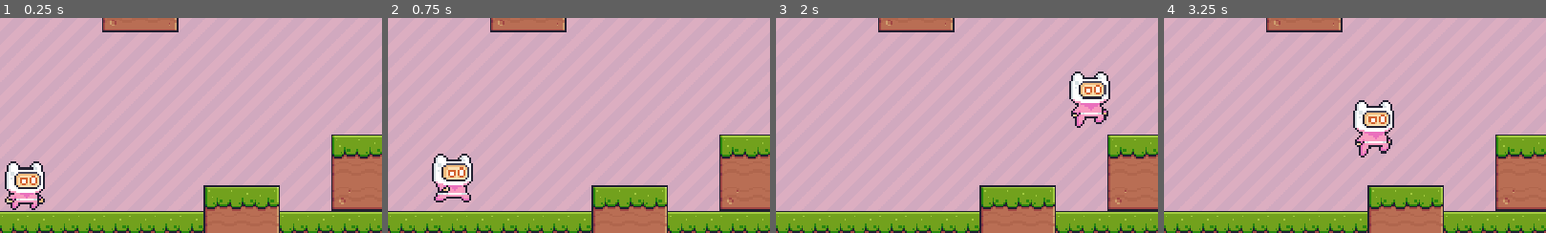
Above: before the commit, frames 1-4 (left to right).
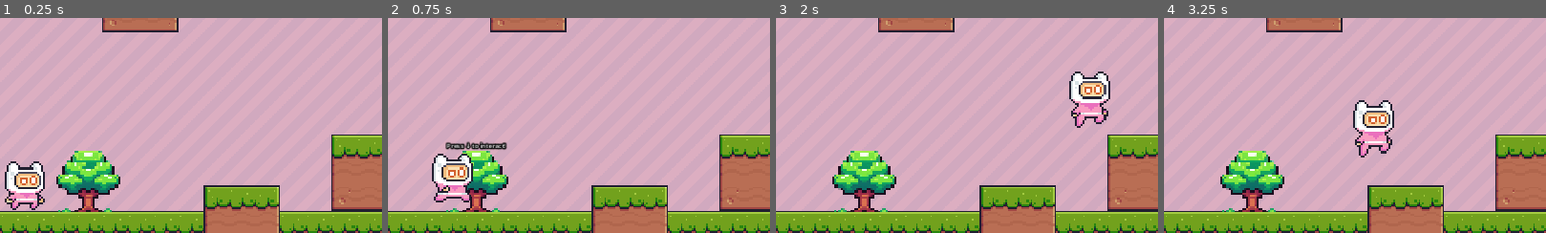
Above: after the commit, the same moments.

Repository: TheBlackDragon4/HS-GameJam2024-Platform-Conquest-Unitys-Fall
Game: Godot game, scene res://scene/main.tscn
Two runs of this game, one before a commit and one after it. Both use one fixed random seed, a clock stepped at 60 frames per second and the inputs below.
Inputs:
- Up to frame 1 (0.25 s): no input
- Up to frame 2 (0.75 s): tap Enter (ui_accept) at 0.5 s; hold D (right) from 0.53 s (still down); hold S (interact, bound only after the commit) from 0.53 s (still down)
- Up to frame 3 (2 s): keep holding D (right); tap Space (jump) at 0.77, 1.52 s; release S (interact, bound only after the commit) at 1.28 s; tap S (interact, bound only after the commit) at 1.35 s
- Up to frame 4 (3.25 s): release D (right) at 2.03 s; hold A (left) 2.03-2.78 s; hold S (interact, bound only after the commit) 2.03-2.78 s; hold D (right) from 2.78 s (still down); tap S (interact, bound only after the commit) at 2.85 s; tap Space (jump) at 3.02 s
The pictures show only the part of the screen within x 0-50%, y 50-100%; the shares and areas given below are measured in that part.

The runs differ from the first frame. In frame 1, 3.0% of the frame differs, in the area x 14-32%, y 61-91%; in frame 2, 2.5%; in frame 3, 3.0%; in frame 4, 3.0%.

Commit message:
Resource Gathering completed + v0.1 of Inventory
v0.1 inventory:
- Open Inventory
- Add Stuff to Inventory

Diff:
--- a/Inventory/Inv_UI.gd
+++ b/Inventory/Inv_UI.gd
@@ -14,10 +14,13 @@
 		slots[i].update(inv.items[i])
 
 func _input(event):
+	if Input.is_action_just_pressed("interact"):
+		update_slots()
 	if Input.is_action_just_pressed("Inventory"):
 		if inv_open:
 			close()
 		else:
+			update_slots()
 			open()
 
 
--- a/Inventory/Inventory.gd
+++ b/Inventory/Inventory.gd
@@ -3,3 +3,6 @@
 class_name Inv
 
 @export var items: Array[InvItem]
+
+func getArray():
+	return items
--- a/Inventory/inventory_item.gd
+++ b/Inventory/inventory_item.gd
@@ -2,5 +2,10 @@
 
 class_name InvItem
 
-@export var name: String = ""
+@export var name: String
 @export var texture: Texture2D
+
+
+func _init(p_name = "null", p_texture = null):
+	name = p_name
+	texture = p_texture
--- a/Inventory/player_inventory.tres
+++ b/Inventory/player_inventory.tres
@@ -1,8 +1,7 @@
-[gd_resource type="Resource" script_class="Inv" load_steps=3 format=3 uid="uid://3p6cunjgmkvp"]
+[gd_resource type="Resource" script_class="Inv" load_steps=2 format=3 uid="uid://3p6cunjgmkvp"]
 
-[ext_resource type="Resource" uid="uid://b858xuobei4pw" path="res://Inventory/items/Stick.tres" id="1_3sx52"]
 [ext_resource type="Script" path="res://Inventory/Inventory.gd" id="2_b21i3"]
 
 [resource]
 script = ExtResource("2_b21i3")
-items = Array[Resource("res://Inventory/inventory_item.gd")]([ExtResource("1_3sx52"), ExtResource("1_3sx52"), null, null, null, ExtResource("1_3sx52"), null, null, null, null, null, null])
+items = Array[Resource("res://Inventory/inventory_item.gd")]([null, null, null, null, null, null, null, null, null, null, null, null])
--- /dev/null
+++ b/Objects/Resources/ResourceNode_Tree.gd
@@ -0,0 +1,17 @@
+extends Node2D
+
+@onready var inv: Inv = preload("res://Inventory/player_inventory.tres")
+
+var player_in_area = false
+var isChopped = false
+@onready var sprite = $Sprite2D
+@onready var item: InvItem
+
+
+func _ready():
+	item = InvItem.new("Stick", preload("res://icons/dummy/stick.png"))
+	var array = inv.getArray()
+
+func chop_tree():
+	isChopped = true
+	sprite.texture = preload("res://icons/dummy/Chopped_tree.png")
--- /dev/null
+++ b/Objects/Resources/ResourceNode_Tree.tscn
@@ -0,0 +1,40 @@
+[gd_scene load_steps=6 format=3 uid="uid://cr0nbmg7auouw"]
+
+[ext_resource type="Script" path="res://Objects/Resources/ResourceNode_Tree.gd" id="1_dyxux"]
+[ext_resource type="Texture2D" uid="uid://b0wxmo3yvxcr5" path="res://icons/dummy/DALLE_2024-03-30_00.31.21_-_A_cartoon-style_tree_depicted_in_a_vibrant_simplistic_design_fitting_within_a_16x16_pixel_art_format._The_tree_features_a_lush_green_canopy_and_a_s.png" id="2_5t7fb"]
+[ext_resource type="Script" path="res://Objects/Resources/pickable_area.gd" id="2_wgbwb"]
+
+[sub_resource type="LabelSettings" id="LabelSettings_yakwc"]
+outline_size = 11
+outline_color = Color(0, 0, 0, 1)
+shadow_size = 0
+shadow_color = Color(0, 0, 0, 1)
+shadow_offset = Vector2(0, 0)
+
+[sub_resource type="RectangleShape2D" id="RectangleShape2D_ppyio"]
+size = Vector2(26, 31)
+
+[node name="resource_tree" type="Node2D"]
+position = Vector2(171, 977)
+script = ExtResource("1_dyxux")
+
+[node name="pickable_area" type="Area2D" parent="."]
+script = ExtResource("2_wgbwb")
+
+[node name="interact_label" type="Label" parent="pickable_area"]
+offset_left = -15.0
+offset_top = -20.0
+offset_right = 135.0
+offset_bottom = 3.0
+scale = Vector2(0.2, 0.2)
+text = "Press ↓ to interact!"
+label_settings = SubResource("LabelSettings_yakwc")
+horizontal_alignment = 1
+
+[node name="CollisionShape2D" type="CollisionShape2D" parent="pickable_area"]
+position = Vector2(0, 0.5)
+shape = SubResource("RectangleShape2D_ppyio")
+
+[node name="Sprite2D" type="Sprite2D" parent="."]
+texture_filter = 1
+texture = ExtResource("2_5t7fb")
--- /dev/null
+++ b/Objects/Resources/pickable_area.gd
@@ -0,0 +1,32 @@
+extends Area2D
+
+@onready var inv: Inv = preload("res://Inventory/player_inventory.tres")
+@onready var interact_label = $interact_label
+
+var isNear = false
+
+func _onready():
+	interact_label.visible = false
+
+
+func _process(delta):
+	if !get_parent().isChopped:
+		for body in get_overlapping_bodies():
+			if body.name == "CharacterBody2D":
+				interact_label.visible = true
+			else:
+				interact_label.visible = false
+
+func _input(event):
+	print(isNear)
+	if !get_parent().isChopped:
+		if event.is_action_pressed("interact"):
+			for body in get_overlapping_bodies():
+				if body.name == "CharacterBody2D":
+					for array_item_index in range(inv.items.size()):
+						print(array_item_index)
+						if inv.items[array_item_index] == null:
+							inv.items[array_item_index] = get_parent().item
+							get_parent().chop_tree()
+							interact_label.visible = false
+							break
--- /dev/null
+++ b/Objects/Resources/tree.tscn
@@ -0,0 +1,28 @@
+[gd_scene load_steps=4 format=3 uid="uid://xy8dnsrkpixu"]
+
+[ext_resource type="Texture2D" uid="uid://b0wxmo3yvxcr5" path="res://icons/dummy/DALLE_2024-03-30_00.31.21_-_A_cartoon-style_tree_depicted_in_a_vibrant_simplistic_design_fitting_within_a_16x16_pixel_art_format._The_tree_features_a_lush_green_canopy_and_a_s.png" id="1_5gt0l"]
+[ext_resource type="Script" path="res://Objects/Resources/resource_tree.gd" id="1_cnvwl"]
+
+[sub_resource type="CapsuleShape2D" id="CapsuleShape2D_so3e4"]
+radius = 15.554
+height = 38.8014
+
+[node name="ResourceNode_Tree" type="Area2D"]
+show_behind_parent = true
+visibility_layer = 2
+position = Vector2(-4, -1)
+script = ExtResource("1_cnvwl")
+
+[node name="img_tree" type="Sprite2D" parent="."]
+z_as_relative = false
+texture_filter = 1
+position = Vector2(75.7499, 72.75)
+scale = Vector2(4.48437, 4.48437)
+texture = ExtResource("1_5gt0l")
+
+[node name="CollisionShape2D" type="CollisionShape2D" parent="."]
+position = Vector2(75.4999, 87)
+scale = Vector2(4.48437, 4.48437)
+shape = SubResource("CapsuleShape2D_so3e4")
+
+[connection signal="area_entered" from="." to="." method="_on_area_entered"]
--- a/Player.gd
+++ b/Player.gd
@@ -27,3 +27,6 @@
 		velocity.x = move_toward(velocity.x, 0, SPEED)
 
 	move_and_slide()
+
+func player():
+	pass
--- a/player/main_character.gd
+++ b/player/main_character.gd
@@ -40,3 +40,7 @@
 		move_and_slide()
 		var isLeft = velocity.x < 0
 		main_character_sprite.flip_h = isLeft
+
+
+#func _on_tree_body_entered(body):
+	#$resource_tree.interact()
--- a/player/main_character.tscn
+++ b/player/main_character.tscn
@@ -188,6 +188,7 @@
 size = Vector2(103, 133)
 
 [node name="CharacterBody2D" type="CharacterBody2D"]
+position = Vector2(0, -38)
 script = ExtResource("1_b3sao")
 
 [node name="Sprite2D" type="AnimatedSprite2D" parent="."]
--- a/project.godot
+++ b/project.godot
@@ -44,6 +44,7 @@
 "deadzone": 0.5,
 "events": [Object(InputEventKey,"resource_local_to_scene":false,"resource_name":"","device":-1,"window_id":0,"alt_pressed":false,"shift_pressed":false,"ctrl_pressed":false,"meta_pressed":false,"pressed":false,"keycode":0,"physical_keycode":32,"key_label":0,"unicode":32,"echo":false,"script":null)
 , Object(InputEventKey,"resource_local_to_scene":false,"resource_name":"","device":-1,"window_id":0,"alt_pressed":false,"shift_pressed":false,"ctrl_pressed":false,"meta_pressed":false,"pressed":false,"keycode":0,"physical_keycode":4194320,"key_label":0,"unicode":0,"echo":false,"script":null)
+, Object(InputEventKey,"resource_local_to_scene":false,"resource_name":"","device":-1,"window_id":0,"alt_pressed":false,"shift_pressed":false,"ctrl_pressed":false,"meta_pressed":false,"pressed":false,"keycode":0,"physical_keycode":72,"key_label":0,"unicode":104,"echo":false,"script":null)
 ]
 }
 pause_game={
@@ -56,6 +57,11 @@
 "events": [Object(InputEventKey,"resource_local_to_scene":false,"resource_name":"","device":-1,"window_id":0,"alt_press …(182 unchanged characters)…
 ]
 }
+interact={
+"deadzone": 0.5,
+"events": [Object(InputEventKey,"resource_local_to_scene":false,"resource_name":"","device":-1,"window_id":0,"alt_pressed":false,"shift_pressed":false,"ctrl_pressed":false,"meta_pressed":false,"pressed":false,"keycode":0,"physical_keycode":83,"key_label":0,"unicode":115,"echo":false,"script":null)
+]
+}
 
 [physics]
 
--- a/scene/main.tscn
+++ b/scene/main.tscn
@@ -1,13 +1,14 @@
-[gd_scene load_steps=8 format=3 uid="uid://bpa5og3fnpu7f"]
+[gd_scene load_steps=9 format=3 uid="uid://bpa5og3fnpu7f"]
 
 [ext_resource type="Script" path="res://scene/main.gd" id="1_1573s"]
 [ext_resource type="Texture2D" uid="uid://c6f6ebkcd4ers" path="res://assets/Background/Pink.png" id="1_c0wr7"]
-[ext_resource type="Texture2D" uid="uid://jln6cg53ypjq" path="res://assets/Terrain/Terrain (16x16).png" id="2_rkeko"]
+[ext_resource type="Texture2D" uid="uid://jln6cg53ypjq" path="res://assets/Terrain/Terrain (16x16).png" id="3_ahdxe"]
 [ext_resource type="PackedScene" uid="uid://cfhp8gk08xd12" path="res://player/main_character.tscn" id="3_p3ibi"]
 [ext_resource type="PackedScene" uid="uid://8152nqo5ofbu" path="res://Inventory/inv_ui.tscn" id="4_nxttg"]
+[ext_resource type="PackedScene" uid="uid://cr0nbmg7auouw" path="res://Objects/Resources/ResourceNode_Tree.tscn" id="5_dtisx"]
 
 [sub_resource type="TileSetAtlasSource" id="TileSetAtlasSource_gshfq"]
-texture = ExtResource("2_rkeko")
+texture = ExtResource("3_ahdxe")
 0:0/0 = 0
 0:0/0/physics_layer_0/linear_velocity = Vector2(0, 0)
 0:0/0/physics_layer_0/angular_velocity = 0.0
@@ -58,15 +59,12 @@
 17:0/0 = 0
 17:0/0/physics_layer_0/linear_velocity = Vector2(0, 0)
 17:0/0/physics_layer_0/angular_velocity = 0.0
-17:0/0/physics_layer_0/polygon_0/points = PackedVector2Array(-8, -8, 8, -8, 8, 8, -8, 8)
 18:0/0 = 0
 18:0/0/physics_layer_0/linear_velocity = Vector2(0, 0)
 18:0/0/physics_layer_0/angular_velocity = 0.0
-18:0/0/physics_layer_0/polygon_0/points = PackedVector2Array(-8, -8, 8, -8, 8, 8, -8, 8)
 19:0/0 = 0
 19:0/0/physics_layer_0/linear_velocity = Vector2(0, 0)
 19:0/0/physics_layer_0/angular_velocity = 0.0
-19:0/0/physics_layer_0/polygon_0/points = PackedVector2Array(-8, -8, 8, -8, 8, 8, -8, 8)
 0:1/0 = 0
 0:1/0/physics_layer_0/linear_velocity = Vector2(0, 0)
 0:1/0/physics_layer_0/angular_velocity = 0.0
@@ -117,15 +115,12 @@
 17:1/0 = 0
 17:1/0/physics_layer_0/linear_velocity = Vector2(0, 0)
 17:1/0/physics_layer_0/angular_velocity = 0.0
-17:1/0/physics_layer_0/polygon_0/points = PackedVector2Array(-8, -8, 8, -8, 8, 8, -8, 8)
 18:1/0 = 0
 18:1/0/physics_layer_0/linear_velocity = Vector2(0, 0)
 18:1/0/physics_layer_0/angular_velocity = 0.0
-18:1/0/physics_layer_0/polygon_0/points = PackedVector2Array(-8, -8, 8, -8, 8, 8, -8, 8)
 19:1/0 = 0
 19:1/0/physics_layer_0/linear_velocity = Vector2(0, 0)
 19:1/0/physics_layer_0/angular_velocity = 0.0
-19:1/0/physics_layer_0/polygon_0/points = PackedVector2Array(-8, -8, 8, -8, 8, 8, -8, 8)
 0:2/0 = 0
 0:2/0/physics_layer_0/linear_velocity = Vector2(0, 0)
 0:2/0/physics_layer_0/angular_velocity = 0.0
@@ -159,15 +154,12 @@
 17:2/0 = 0
 17:2/0/physics_layer_0/linear_velocity = Vector2(0, 0)
 17:2/0/physics_layer_0/angular_velocity = 0.0
-17:2/0/physics_layer_0/polygon_0/points = PackedVector2Array(-8, -8, 8, -8, 8, 8, -8, 8)
 18:2/0 = 0
 18:2/0/physics_layer_0/linear_velocity = Vector2(0, 0)
 18:2/0/physics_layer_0/angular_velocity = 0.0
-18:2/0/physics_layer_0/polygon_0/points = PackedVector2Array(-8, -8, 8, -8, 8, 8, -8, 8)
 19:2/0 = 0
 19:2/0/physics_layer_0/linear_velocity = Vector2(0, 0)
 19:2/0/physics_layer_0/angular_velocity = 0.0
-19:2/0/physics_layer_0/polygon_0/points = PackedVector2Array(-8, -8, 8, -8, 8, 8, -8, 8)
 0:4/0 = 0
 0:4/0/physics_layer_0/linear_velocity = Vector2(0, 0)
 0:4/0/physics_layer_0/angular_velocity = 0.0
@@ -462,6 +454,150 @@
 20:10/0 = 0
 20:10/0/physics_layer_0/linear_velocity = Vector2(0, 0)
 20:10/0/physics_layer_0/angular_velocity = 0.0
+0:13/0 = 0
+0:13/0/physics_layer_0/linear_velocity = Vector2(0, 0)
+0:13/0/physics_layer_0/angular_velocity = 0.0
+1:13/0 = 0
+1:13/0/physics_layer_0/linear_velocity = Vector2(0, 0)
+1:13/0/physics_layer_0/angular_velocity = 0.0
+0:12/0 = 0
+0:12/0/physics_layer_0/linear_velocity = Vector2(0, 0)
+0:12/0/physics_layer_0/angular_velocity = 0.0
+1:12/0 = 0
+1:12/0/physics_layer_0/linear_velocity = Vector2(0, 0)
+1:12/0/physics_layer_0/angular_velocity = 0.0
+5:0/0 = 0
+5:0/0/physics_layer_0/linear_velocity = Vector2(0, 0)
+5:0/0/physics_layer_0/angular_velocity = 0.0
+11:0/0 = 0
+11:0/0/physics_layer_0/linear_velocity = Vector2(0, 0)
+11:0/0/physics_layer_0/angular_velocity = 0.0
+5:1/0 = 0
+5:1/0/physics_layer_0/linear_velocity = Vector2(0, 0)
+5:1/0/physics_layer_0/angular_velocity = 0.0
+11:1/0 = 0
+11:1/0/physics_layer_0/linear_velocity = Vector2(0, 0)
+11:1/0/physics_layer_0/angular_velocity = 0.0
+3:2/0 = 0
+3:2/0/physics_layer_0/linear_velocity = Vector2(0, 0)
+3:2/0/physics_layer_0/angular_velocity = 0.0
+4:2/0 = 0
+4:2/0/physics_layer_0/linear_velocity = Vector2(0, 0)
+4:2/0/physics_layer_0/angular_velocity = 0.0
+5:2/0 = 0
+5:2/0/physics_layer_0/linear_velocity = Vector2(0, 0)
+5:2/0/physics_layer_0/angular_velocity = 0.0
+9:2/0 = 0
+9:2/0/physics_layer_0/linear_velocity = Vector2(0, 0)
+9:2/0/physics_layer_0/angular_velocity = 0.0
+10:2/0 = 0
+10:2/0/physics_layer_0/linear_velocity = Vector2(0, 0)
+10:2/0/physics_layer_0/angular_velocity = 0.0
+11:2/0 = 0
+11:2/0/physics_layer_0/linear_velocity = Vector2(0, 0)
+11:2/0/physics_layer_0/angular_velocity = 0.0
+0:3/0 = 0
+0:3/0/physics_layer_0/linear_velocity = Vector2(0, 0)
+0:3/0/physics_layer_0/angular_velocity = 0.0
+1:3/0 = 0
+1:3/0/physics_layer_0/linear_velocity = Vector2(0, 0)
+1:3/0/physics_layer_0/angular_velocity = 0.0
+2:3/0 = 0
+2:3/0/physics_layer_0/linear_velocity = Vector2(0, 0)
+2:3/0/physics_layer_0/angular_velocity = 0.0
+3:3/0 = 0
+3:3/0/physics_layer_0/linear_velocity = Vector2(0, 0)
+3:3/0/physics_layer_0/angular_velocity = 0.0
+4:3/0 = 0
+4:3/0/physics_layer_0/linear_velocity = Vector2(0, 0)
+4:3/0/physics_layer_0/angular_velocity = 0.0
+5:3/0 = 0
+5:3/0/physics_layer_0/linear_velocity = Vector2(0, 0)
+5:3/0/physics_layer_0/angular_velocity = 0.0
+6:3/0 = 0
+6:3/0/physics_layer_0/linear_velocity = Vector2(0, 0)
+6:3/0/physics_layer_0/angular_velocity = 0.0
+7:3/0 = 0
+7:3/0/physics_layer_0/linear_velocity = Vector2(0, 0)
+7:3/0/physics_layer_0/angular_velocity = 0.0
+8:3/0 = 0
+8:3/0/physics_layer_0/linear_velocity = Vector2(0, 0)
+8:3/0/physics_layer_0/angular_velocity = 0.0
+9:3/0 = 0
+9:3/0/physics_layer_0/linear_velocity = Vector2(0, 0)
+9:3/0/physics_layer_0/angular_velocity = 0.0
+10:3/0 = 0
+10:3/0/physics_layer_0/linear_velocity = Vector2(0, 0)
+10:3/0/physics_layer_0/angular_velocity = 0.0
+11:3/0 = 0
+11:3/0/physics_layer_0/linear_velocity = Vector2(0, 0)
+11:3/0/physics_layer_0/angular_velocity = 0.0
+5:4/0 = 0
+5:4/0/physics_layer_0/linear_velocity = Vector2(0, 0)
+5:4/0/physics_layer_0/angular_velocity = 0.0
+11:4/0 = 0
+11:4/0/physics_layer_0/linear_velocity = Vector2(0, 0)
+11:4/0/physics_layer_0/angular_velocity = 0.0
+5:5/0 = 0
+5:5/0/physics_layer_0/linear_velocity = Vector2(0, 0)
+5:5/0/physics_layer_0/angular_velocity = 0.0
+11:5/0 = 0
+11:5/0/physics_layer_0/linear_velocity = Vector2(0, 0)
+11:5/0/physics_layer_0/angular_velocity = 0.0
+3:6/0 = 0
+3:6/0/physics_layer_0/linear_velocity = Vector2(0, 0)
+3:6/0/physics_layer_0/angular_velocity = 0.0
+4:6/0 = 0
+4:6/0/physics_layer_0/linear_velocity = Vector2(0, 0)
+4:6/0/physics_layer_0/angular_velocity = 0.0
+5:6/0 = 0
+5:6/0/physics_layer_0/linear_velocity = Vector2(0, 0)
+5:6/0/physics_layer_0/angular_velocity = 0.0
+9:6/0 = 0
+9:6/0/physics_layer_0/linear_velocity = Vector2(0, 0)
+9:6/0/physics_layer_0/angular_velocity = 0.0
+10:6/0 = 0
+10:6/0/physics_layer_0/linear_velocity = Vector2(0, 0)
+10:6/0/physics_layer_0/angular_velocity = 0.0
+11:6/0 = 0
+11:6/0/physics_layer_0/linear_velocity = Vector2(0, 0)
+11:6/0/physics_layer_0/angular_velocity = 0.0
+0:7/0 = 0
+0:7/0/physics_layer_0/linear_velocity = Vector2(0, 0)
+0:7/0/physics_layer_0/angular_velocity = 0.0
+1:7/0 = 0
+1:7/0/physics_layer_0/linear_velocity = Vector2(0, 0)
+1:7/0/physics_layer_0/angular_velocity = 0.0
+2:7/0 = 0
+2:7/0/physics_layer_0/linear_velocity = Vector2(0, 0)
+2:7/0/physics_layer_0/angular_velocity = 0.0
+3:7/0 = 0
+3:7/0/physics_layer_0/linear_velocity = Vector2(0, 0)
+3:7/0/physics_layer_0/angular_velocity = 0.0
+4:7/0 = 0
+4:7/0/physics_layer_0/linear_velocity = Vector2(0, 0)
+4:7/0/physics_layer_0/angular_velocity = 0.0
+5:7/0 = 0
+5:7/0/physics_layer_0/linear_velocity = Vector2(0, 0)
+5:7/0/physics_layer_0/angular_velocity = 0.0
+6:7/0 = 0
+6:7/0/physics_layer_0/linear_velocity = Vector2(0, 0)
+6:7/0/physics_layer_0/angular_velocity = 0.0
+7:7/0 = 0
+7:7/0/physics_layer_0/linear_velocity = Vector2(0, 0)
+7:7/0/physics_layer_0/angular_velocity = 0.0
+8:7/0 = 0
+8:7/0/physics_layer_0/linear_velocity = Vector2(0, 0)
+8:7/0/physics_layer_0/angular_velocity = 0.0
+9:7/0 = 0
+9:7/0/physics_layer_0/linear_velocity = Vector2(0, 0)
+9:7/0/physics_layer_0/angular_velocity = 0.0
+10:7/0 = 0
+10:7/0/physics_layer_0/linear_velocity = Vector2(0, 0)
+10:7/0/physics_layer_0/angular_velocity = 0.0
+11:7/0 = 0
+11:7/0/physics_layer_0/linear_velocity = Vector2(0, 0)
+11:7/0/physics_layer_0/angular_velocity = 0.0
 
 [sub_resource type="TileSet" id="TileSet_ognqk"]
 physics_layer_0/collision_layer = 1
@@ -520,19 +656,24 @@
 scale = Vector2(4, 4)
 tile_set = SubResource("TileSet_ognqk")
 format = 2
-layer_0/tile_data = PackedInt32Array(393222, 524288, 0, 1048 …(2479 unchanged characters)… , 327697, 1179648, 1, 327698, 1179648, 1)
+layer_0/tile_data = PackedInt32Array(393222, 524288, 0, 1048 …(2479 unchanged characters)… , 327697, 1179648, 1, 327698, 1179648, 1, 1114114, 0, 0, 1114118, 65536, 0, 1114122, 65536, 0, 1114126, 65536, 0, 1114130, 131072, 0)
 metadata/_edit_lock_ = true
 
 [node name="CharacterBody2D" parent="Node" instance=ExtResource("3_p3ibi")]
-position = Vector2(-352, 1)
+visibility_layer = 4
+z_index = 1
+position = Vector2(-352, -50)
 metadata/_edit_lock_ = true
 
 [node name="Inv_UI" parent="Node/CharacterBody2D" instance=ExtResource("4_nxttg")]
-z_index = 5
-offset_left = 290.0
-offset_top = 704.0
-offset_right = 376.0
-offset_bottom = 770.0
+offset_left = 289.0
+offset_top = 706.0
+offset_right = 533.0
+offset_bottom = 893.0
+
+[node name="resource_tree" parent="Node" instance=ExtResource("5_dtisx")]
+position = Vector2(222, 948)
+scale = Vector2(5, 5)
 
 [connection signal="pressed" from="Pause_Menu/Pause_Window/Button_resume" to="." method="_on_button_resume_pressed"]
 [connection signal="pressed" from="Pause_Menu/Pause_Window/Button_quit" to="." method="_on_button_quit_pressed"]
Not shown, added: JoyToKey_en/Changes.txt
Not shown, added: JoyToKey_en/Readme.txt
Binary file changed: assets/Terrain/Terrain (16x16).png
Binary file added: icons/dummy/Chopped_tree.png
Not shown, added: icons/dummy/Chopped_tree.png.import
Binary file added: icons/dummy/DALLE_2024-03-30_00.31.21_-_A_cartoon-style_tree_depicted_in_a_vibrant_simplistic_design_fitting_within_a_16x16_pixel_art_format._The_tree_features_a_lush_green_canopy_and_a_s.png
Not shown, added: icons/dummy/DALLE_2024-03-30_00.31.21_-_A_cartoon-style_tree_depicted_in_a_vibrant_simplistic_design_fitting_within_a_16x16_pixel_art_format._The_tree_features_a_lush_green_canopy_and_a_s.png.import
Binary file added: icons/dummy/blockgrass4.png
Not shown, added: icons/dummy/blockgrass4.png.import
Not shown, added: JoyToKey_en.zip
Not shown, added: JoyToKey_en/JoyToKey.exe
Not shown, added: Objects/Resources/Res252C.tmp
(and 4 more such lines)
